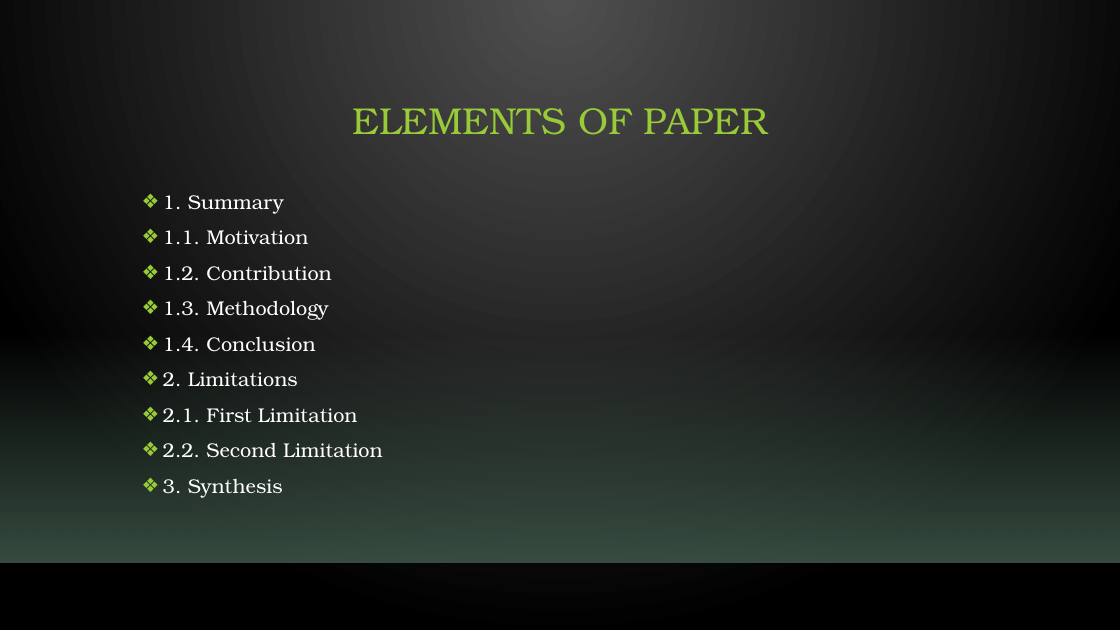
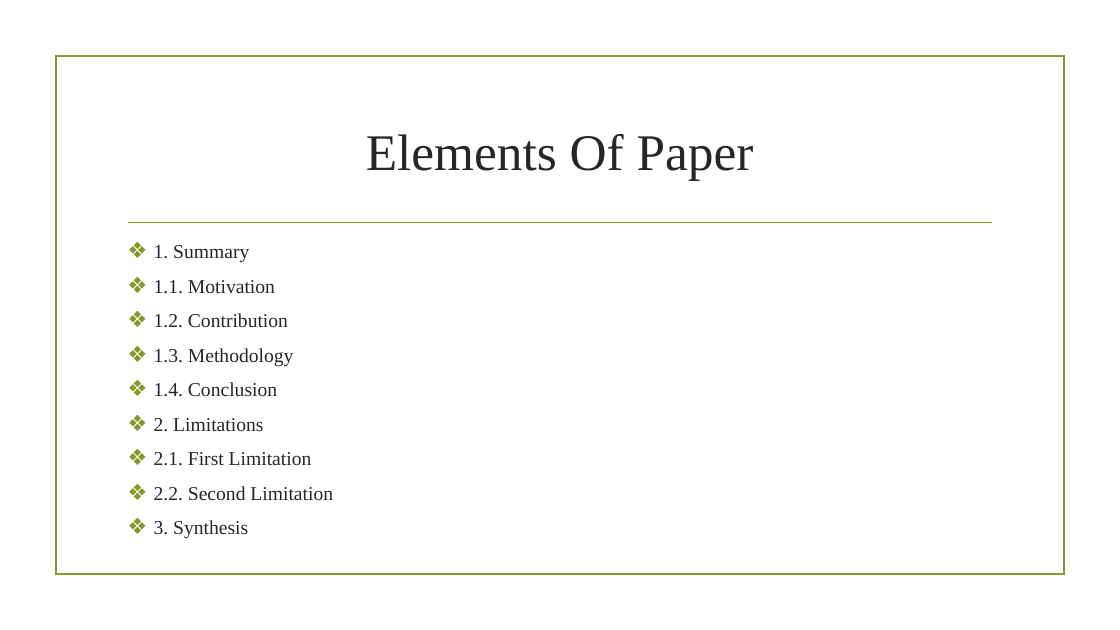
Before and after one commit to Demiarge/CSE431_BRACU, a slide deck: slide 2 of Submission2/Task_2_Presentation.pptx. Drawn at 1120x630 pixels with LibreOffice and Linux fonts; fonts in the diff are those of the drawing; background and template pictures are left out. Boxes give left, top, right and bottom in pixels: in the first picture for what was removed or moved away, otherwise in the second. Text is boxed around its words. In the diff, an @@ line names an element or a change of style, - is before the commit and + after.

```diff
--- a/Submission2/Task_2_Presentation.pptx
+++ b/Submission2/Task_2_Presentation.pptx
@@ background gradient #505050 to #000000 to picture (left out) @@
@@ rectangle added at <box>55,56,1064,575</box>, outline #83992A 1.25 pt @@
@@ title at <box>366,134,754,181</box>: text changed; size 32 to 44 pt; font TeX Gyre Bonum to Times New Roman; text colour #99CB38 to #262626 @@
-ELEMENTS OF PAPER
+Elements Of Paper
@@ text "1. Summary": place and size @@
-text "1. Summary" at <box>163,195,383,498</box>
+text "1. Summary" at <box>154,245,333,539</box>
@@ text "1. Summary" at <box>154,245,333,539</box>: size 17 to 16.8 pt, font TeX Gyre Bonum to Times New Roman, text colour #FFFFFF to #262626; indent changed; bullet colour #99CB38 to #83992A @@
@@ line added from (129, 223) to (992, 223), #83992A 1.25 pt @@
@@ rectangle removed at <box>0,333,1120,563</box> @@
@@ line removed from (0, 564) to (1120, 564) @@
```
Also in this commit, not shown: 1 other slide changed, 7 slides added, 7 slides removed.
